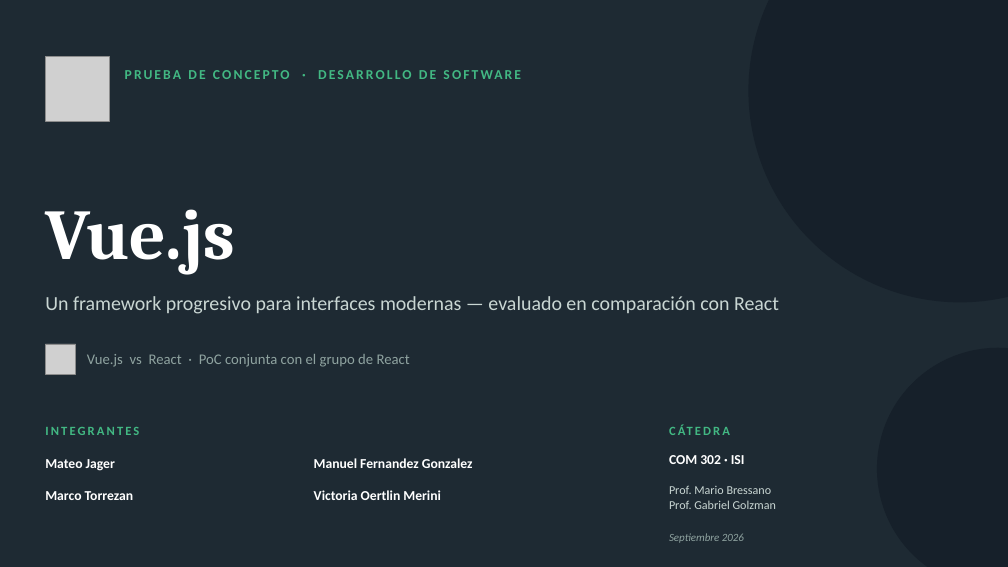
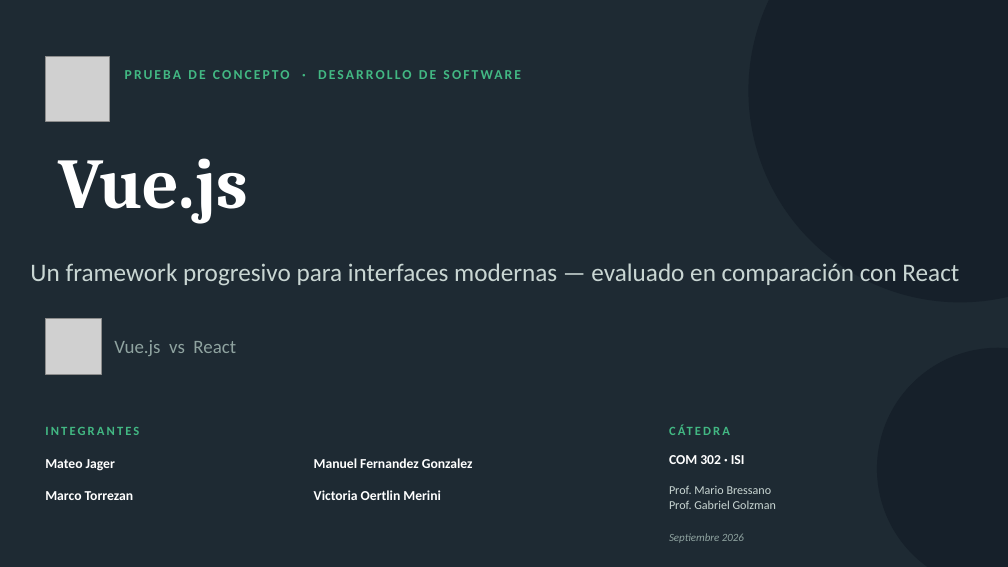
Before and after one commit to Agro-Ros-DSS-UTN/PoC, a slide deck: slide 1 of Vue_vs_React_PoC (2).pptx. Drawn at 1008x567 pixels with LibreOffice and Linux fonts; fonts in the diff are those of the drawing; grey boxes stand for pictures. Boxes give left, top, right and bottom in pixels: in the first picture for what was removed or moved away, otherwise in the second. Text is boxed around its words. In the diff, an @@ line names an element or a change of style, - is before the commit and + after.

```diff
--- a/Vue_vs_React_PoC (2).pptx
+++ b/Vue_vs_React_PoC (2).pptx
@@ text "Vue.js": place and size @@
-text "Vue.js" at [45,209,235,274]
+text "Vue.js" at [59,158,249,223]
@@ text "Un framework progresivo para interfaces ...": place and size @@
-text "Un framework progresivo para interfaces ..." at [45,296,779,314]
+text "Un framework progresivo para interfaces ..." at [30,263,959,286]
@@ text "Un framework progresivo para interfaces ..." at [30,263,959,286]: size 19 to 24 pt @@
@@ picture: place and size @@
-picture at [45,344,76,374]
+picture at [45,318,101,374]
@@ text at [114,340,236,356]: text changed; size 14 to 18 pt @@
-Vue.js vs React · PoC conjunta con el grupo de React
+Vue.js vs React
```
Also in this commit, not shown: 34 other slides changed.
